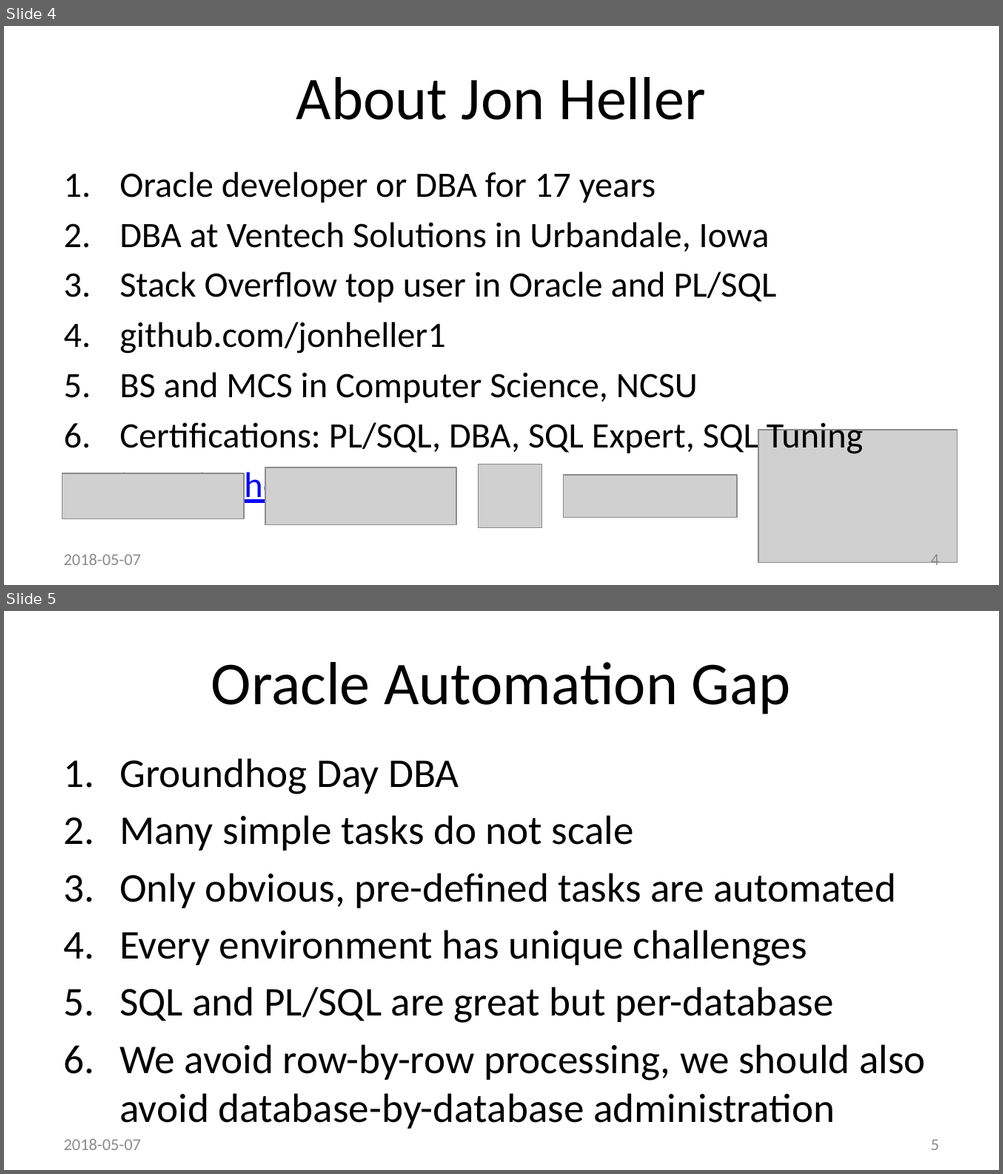
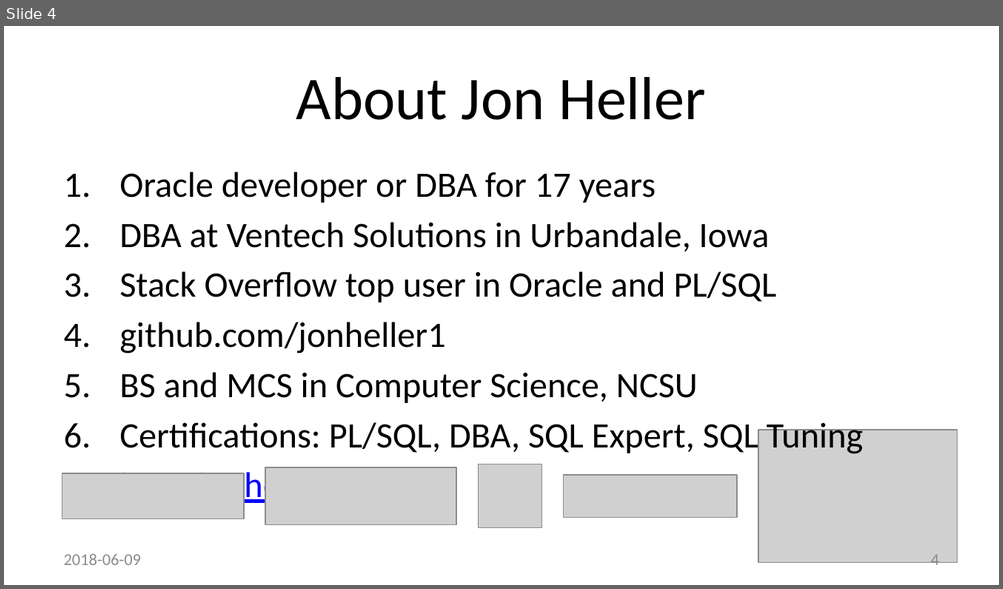
Before and after one commit to method5/method5.github.io, a slide deck: presentations/Method5 Remote Execution - KSCOPE 18 Jon Heller.pptx. Shown one above the other, each under a label of ours: slides 4 and 5 before the commit, slide 4 after it. The pictures are 1003x1174 and 1003x589 pixels, drawn with LibreOffice and Linux fonts; fonts in the diff are those of the drawing; grey boxes stand for pictures; background and template pictures are left out. Boxes give left, top, right and bottom in pixels: in the first picture for what was removed or moved away, otherwise in the second. Text is boxed around its words. In the diff, an @@ line names an element or a change of style, - is before the commit and + after.

```diff
--- a/presentations/Method5 Remote Execution - KSCOPE 18 Jon Heller.pptx
+++ b/presentations/Method5 Remote Execution - KSCOPE 18 Jon Heller.pptx
@@ slide 5 removed at [4,611,999,1170], background #FFFFFF @@
@@ title removed at [211,662,791,715] @@
-Oracle Automation Gap
@@ text removed at [119,758,925,1129] @@
-1. Groundhog Day DBA
-2. Many simple tasks do not scale
-3. Only obvious, pre-defined tasks are automated
-4. Every environment has unique challenges
-5. SQL and PL/SQL are great but per-database
-6. We avoid row-by-row processing, we should also avoid database-by-database administration
@@ text removed at [64,1139,141,1150] @@
-2018-05-07
@@ page number removed at [930,1139,939,1150] @@
-5
@@ slide 4 changed as well @@
@@ text at [64,554,141,565]: text changed @@
-2018-05-07
+2018-06-09
```
Also in this commit, not shown: 22 other slides changed, 3 slides added, 1 other slide removed.
